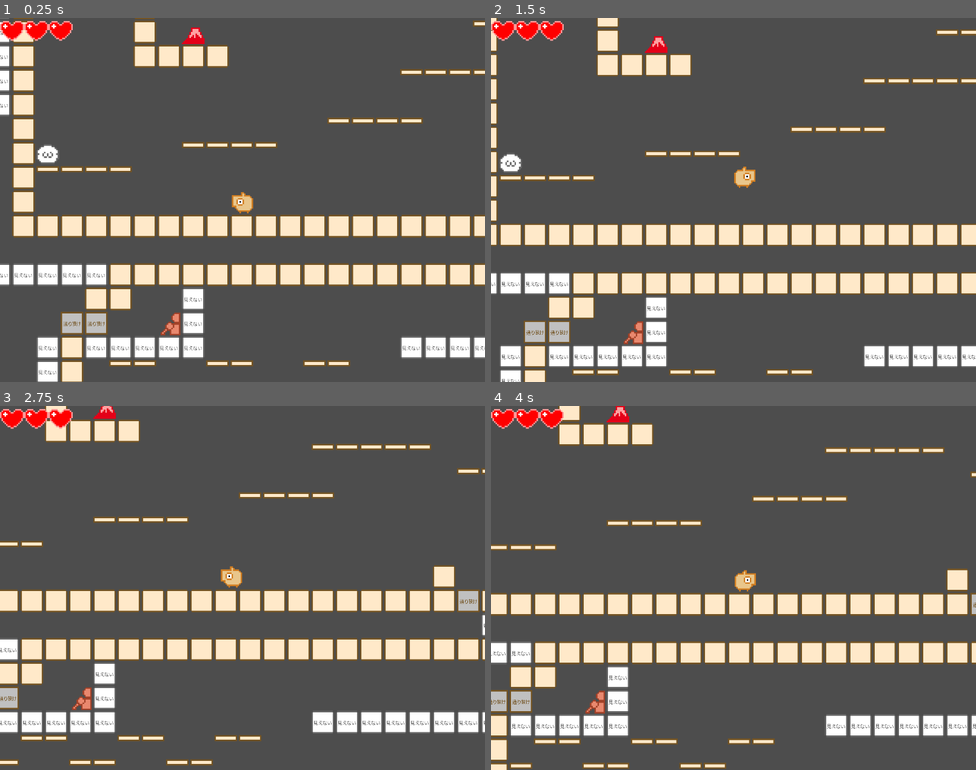
Above: before the commit, frames 1-4 (two rows, left to right).
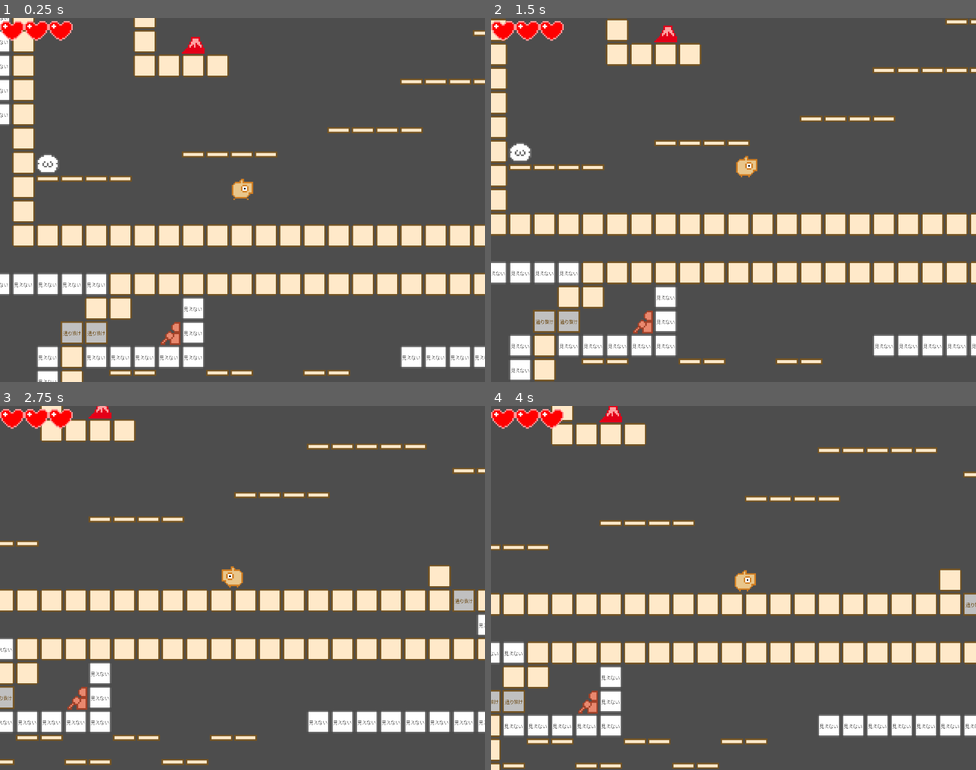
Above: after the commit, the same moments.

Repository: syun77/gd_ino
Game: Godot game, scene res://Main.tscn
Same seed, same stepped clock (60 frames per second), same inputs: the game is played once before the commit and once after it.
Inputs (mouse positions are in pixels of both pictures, inside the frame that each line leads up to):
- Up to frame 1 (0.25 s): no input
- Up to frame 2 (1.5 s): move the mouse to (840, 181) at 0.52 s; hold Space (action) 0.53-1.28 s; hold Right (ui_right) from 0.53 s (still down); move the mouse to (636, 218) at 1.27 s; tap Space (action) at 1.35 s
- Up to frame 3 (2.75 s): move the mouse to (291, 507) at 2.02 s; release Right (ui_right) at 2.03 s; hold Left (ui_left) from 2.03 s (still down); hold Space (action) from 2.03 s (still down)
- Up to frame 4 (4 s): move the mouse to (709, 660) at 2.77 s; release Left (ui_left) at 2.78 s; release Space (action) at 2.78 s; hold Right (ui_right) from 2.78 s (still down); tap Space (action) at 2.85 s; move the mouse to (879, 642) at 3.52 s; hold Space (action) from 3.53 s (still down)

The runs differ from the first frame. In frame 1, 21% of the frame differs, in the area x 0-100%, y 0-100%; in frame 2, 27%; in frame 3, 9.6%; in frame 4, 9.8%.

Commit message:
死亡処理を実装

Diff:
--- a/gd_ino/Main.gd
+++ b/gd_ino/Main.gd
@@ -5,6 +5,9 @@
 # ---------------------------------
 # const.
 # ---------------------------------
+const TIMER_READY = 50.0 / 60.0
+const TIMER_GAMEOVER = 0.5
+
 enum eState {
 	READY, # げーむ　はじまる！
 	MAIN, # メインゲーム.
@@ -18,6 +21,15 @@
 @onready var _camera = $Camera2D
 @onready var _map = $TileMap
 @onready var _ui_health = $UILayer/UIHeath
+@onready var _item_layer = $ItemLayer
+
+# ---------------------------------
+# var.
+# ---------------------------------
+## 状態.
+var _state = eState.READY
+## タイマー.
+var _timer = 0.0
 
 # ---------------------------------
 # private functions.
@@ -25,7 +37,9 @@
 ## 開始.
 func _ready() -> void:
 	# 共通.
-	var layers = {} # 今回ゲームオブジェクトのLayerは存在しない.
+	var layers = {
+		"item": _item_layer,
+	}
 	Common.setup(self, layers, _player, _camera)
 	# タイルマップを設定.
 	Map.setup(_map)
@@ -34,10 +48,38 @@
 
 ## 更新.
 func _physics_process(delta: float) -> void:
+	_timer += delta
+	match _state:
+		eState.READY:
+			_update_ready(delta)
+		eState.MAIN:
+			_update_main(delta)
+		eState.GAMEOVER:
+			_update_gameover(delta)
+	# UIの更新.
+	_update_ui()
+
+## 更新 > ゲーム開始.
+func _update_ready(delta:float) -> void:
+	if _timer >= TIMER_READY:
+		_player.start()
+		_state = eState.MAIN
+## 更新 > メイン.
+func _update_main(delta:float) -> void:
 	_player.update(delta)
 	_update_camera(false)
-	# UIの更新.
-	_update_ui()
+	if _player.is_dead():
+		_timer = 0
+		_state = eState.GAMEOVER
+
+## 更新 > ゲームオーバー.
+func _update_gameover(delta:float) -> void:
+	_player.update(delta)
+	if _timer < TIMER_GAMEOVER:
+		return
+	if Input.is_action_just_pressed("action"):
+		# リトライ.
+		get_tree().change_scene_to_file("res://Main.tscn")
 
 ## カメラの位置を更新.
 func _update_camera(is_warp:bool) -> void:
--- a/gd_ino/Main.tscn
+++ b/gd_ino/Main.tscn
@@ -17,12 +17,15 @@
 [node name="Player" parent="." instance=ExtResource("2_rjip2")]
 position = Vector2(992, 1088)
 
-[node name="Camera2D" type="Camera2D" parent="."]
-position_smoothing_enabled = true
+[node name="ItemLayer" type="CanvasLayer" parent="."]
+follow_viewport_enabled = true
+
+[node name="UILayer" type="CanvasLayer" parent="."]
+
+[node name="UIHeath" parent="UILayer" instance=ExtResource("5_nt1as")]
 
 [node name="BGM" type="AudioStreamPlayer" parent="."]
 stream = ExtResource("4_fwcs8")
 
-[node name="UILayer" type="CanvasLayer" parent="."]
-
-[node name="UIHeath" parent="UILayer" instance=ExtResource("5_nt1as")]
+[node name="Camera2D" type="Camera2D" parent="."]
+position_smoothing_enabled = true
--- a/gd_ino/src/player/Player.gd
+++ b/gd_ino/src/player/Player.gd
@@ -8,6 +8,12 @@
 # ---------------------------------
 var ANIM_NORMAL_TBL = [0, 1]
 var ANIM_DEAD_TBL = []
+
+enum eState {
+	READY,
+	MAIN,
+	DEAD,
+}
 
 # ---------------------------------
 # onready.
@@ -22,14 +28,16 @@
 # ---------------------------------
 # var.
 # ---------------------------------
+## 状態.
+var _state = eState.READY
 ## アニメーション用タイマー.
 var _timer_anim = 0.0
 ## フレームカウンタ.
 var _cnt = 0
 ## 無敵タイマー.
 var _timer_muteki = 0.0
-## 左向きかどうか.
-var _is_left = true
+## 右向きかどうか.
+var _is_right = true # 左向きで開始.
 ## 飛び降り中かどうか.
 var _is_fall_through = false
 ## 方向.
@@ -45,11 +53,45 @@
 # ---------------------------------
 # public functions.
 # ---------------------------------
+## 開始.
+func start() -> void:
+	_state = eState.MAIN
+
+## 死亡したかどうか.
+func is_dead() -> bool:
+	return _state == eState.DEAD
+
 ## 更新.
 func update(delta: float) -> void:
+	_cnt += 1
+	_timer_anim += delta
+
+	match _state:
+		eState.READY:
+			_update_ready()
+		eState.MAIN:
+			_update_main(delta)
+		eState.DEAD:
+			_update_dead(delta)
+
+	# デバッグ用更新.
+	#_update_debug()
+
+# ---------------------------------
+# private functions.
+# ---------------------------------
+func _ready() -> void:
+	hp = _config.hp_init
+	max_hp = hp
+	_spr.flip_h = _is_right
+
+## 更新 > 開始.
+func _update_ready() -> void:
+	pass
+
+## 更新 > メイン.
+func _update_main(delta:float) -> void:
 	# タイマー関連の更新.
-	_timer_anim += delta
-	_cnt += 1
 	if _timer_muteki > 0:
 		_timer_muteki -= delta
 
@@ -68,15 +110,22 @@
 
 	_update_collision_post()
 
-	# デバッグ用更新.
-	#_update_debug()
-
-# ---------------------------------
-# private functions.
-# ---------------------------------
-func _ready() -> void:
-	hp = _config.hp_init
-	max_hp = hp
+## 更新 > 死亡.
+func _update_dead(delta:float) -> void:
+	# タイマー関連の更新.
+	_timer_anim += delta
+	_timer_muteki = 0
+	_spr.visible = true
+
+	# 移動.
+	velocity.y += _config.gravity
+	_update_horizontal_moving(false)
+	move_and_slide()
+
+	# アニメーションを更新.
+	var idx = (_cnt/7)%4
+	var tbl = [2, 3, 4, 5]
+	_spr.frame = tbl[idx]
 
 ## HP回復処理.
 func _update_recovery(delta:float) -> void:
@@ -111,6 +160,9 @@
 			_timer_muteki = _config.muteki_time
 			Common.play_se("damage")
 			hp -= 1
+			if hp <= 0:
+				# 死亡処理へ.
+				_state = eState.DEAD
 			return
 
 	# move_and_slide()で足元のタイルを判定したいので
@@ -158,12 +210,15 @@
 	return false
 
 ## 左右移動の更新.
-func _update_horizontal_moving() -> void:
-	# 左右キーで移動.
-	if Input.is_action_pressed("ui_left"):
-		_direction = -1
-	elif Input.is_action_pressed("ui_right"):
-		_direction = 1
+func _update_horizontal_moving(can_move:bool=true) -> void:
+	if can_move:
+		# 左右キーで移動.
+		if Input.is_action_pressed("ui_left"):
+			_direction = -1
+		elif Input.is_action_pressed("ui_right"):
+			_direction = 1
+	else:
+		_direction = 0
 
 	var MOVE_SPEED = _config.move_speed
 	var AIR_ACC_RATIO = _config.air_acc_ratio
@@ -198,8 +253,8 @@
 		_spr.visible = false
 
 	# 向きを更新.
-	_is_left = (_direction > 0.0)
-	_spr.flip_h = _is_left
+	_is_right = (_direction >= 0.0)
+	_spr.flip_h = _is_right
 	_spr.frame = _get_anim()
 
 ## アニメーションフレーム番号を取得する.
Binary file changed: gd_ino/assets/images/player.png
